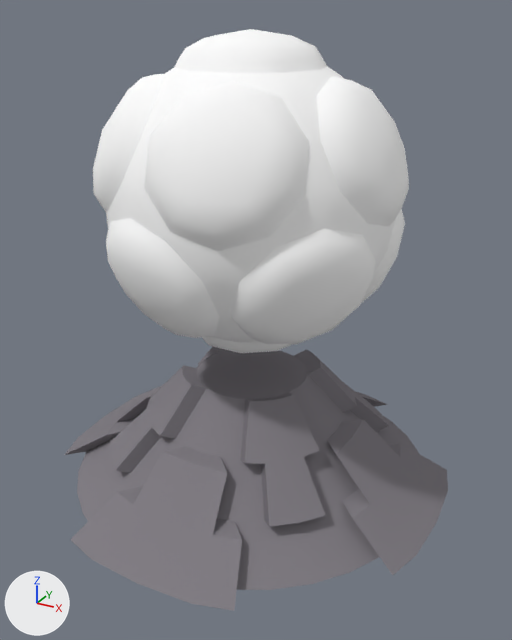
Before and after pictures for a commit that changed the Blender file unityProject/TotallyNotCyberspaceDoom/Assets/Entities/Monolith/monolith.blend.
Camera for both pictures: a 50 mm camera at (1.75, -3.14, 2.52) aimed at (0.07, -0.08, 0.98). Lighting does not change. The marker at lower left points along +X, +Y and +Z.

Objects in the first picture: 'Base', 'Orb'.
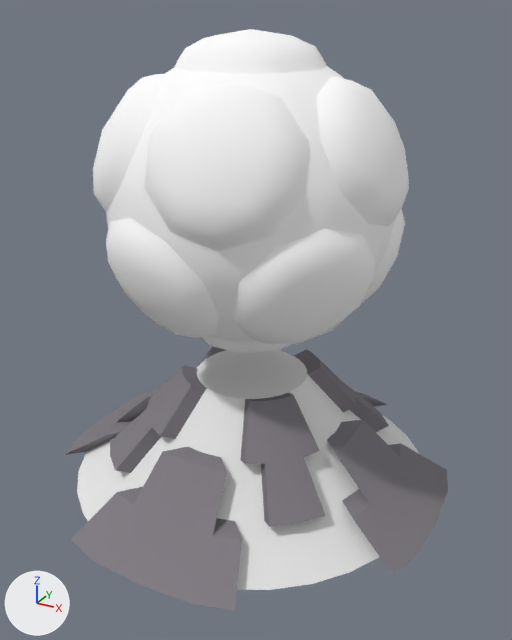
What differs and where, as boxes (x1, y1, x2, y2) in the pictures (512 x 640 px):
part 1 of me_cone_001, recoloured (grey to white): (176, 350, 343, 460) in both
part 2 of me_cone_001, recoloured (grey to white): (77, 410, 419, 590) in both

Edits to the bpy script that builds the scene:
```text
Add mat_second:
    mat_second = diffuse_material('Second')
    mat_second.base_color = (0.8, 0.8, 0.8)  # white #e7e7e7
Change me_cone_001:
    where me_cone_001.from_pydata(...)  # 85 vertices, 56 faces; spans x 0.0..1.97, y 0.0..1.79, z 0.0..1.97
    used by ob_base; location = (0.0, 0.0, 0.0); rotation_euler = (1.571, 0.0, 0.0), in degrees (90, 0, 0); scale = (0.576, 0.365, 0.576)
    me_cone_001 part 1: 12 of the faces centred in x 0.04..0.73, y 1.38..1.7, z 0.04..0.73 switch from mat_material_001 (grey #837f85) to mat_second (white #e7e7e7)
    me_cone_001 part 2: 8 of the faces centred in x 0.32..1.36, y 0.24..0.76, z 0.32..1.36 switch from mat_material_001 (grey #837f85) to mat_second (white #e7e7e7)
```
